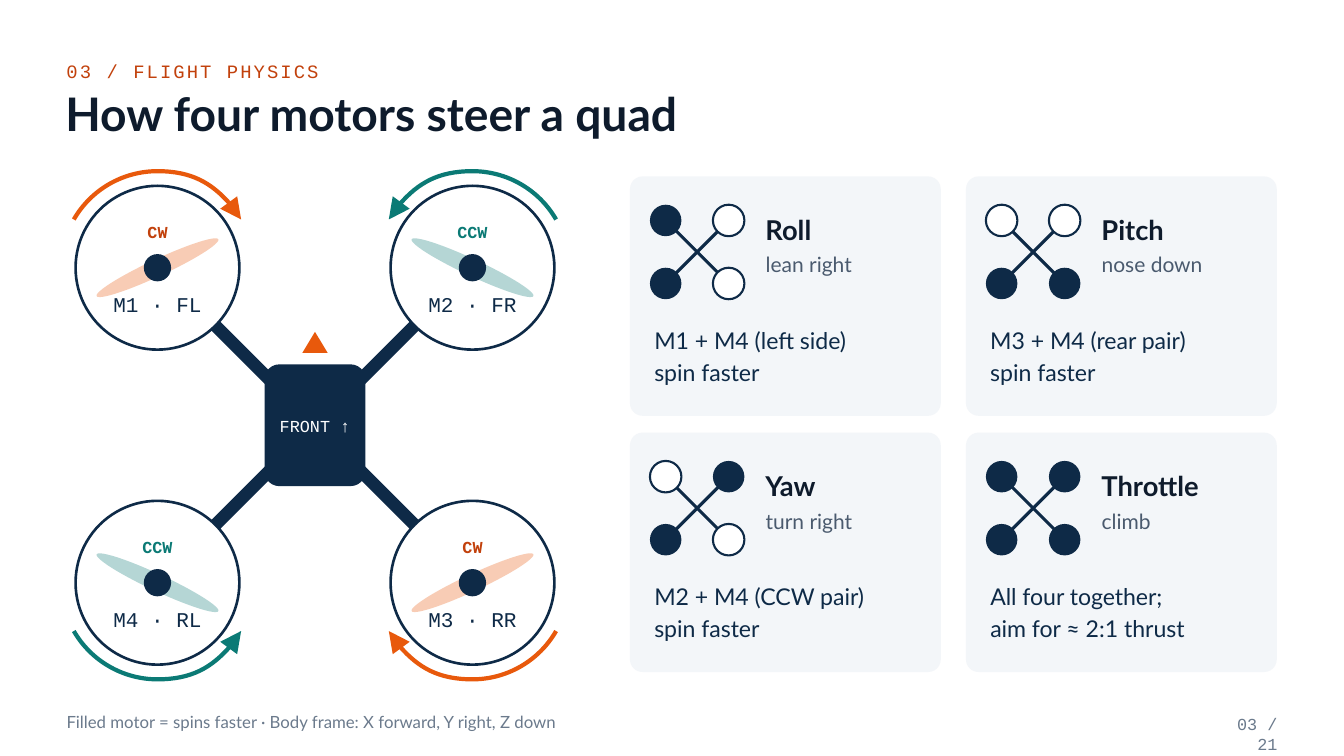
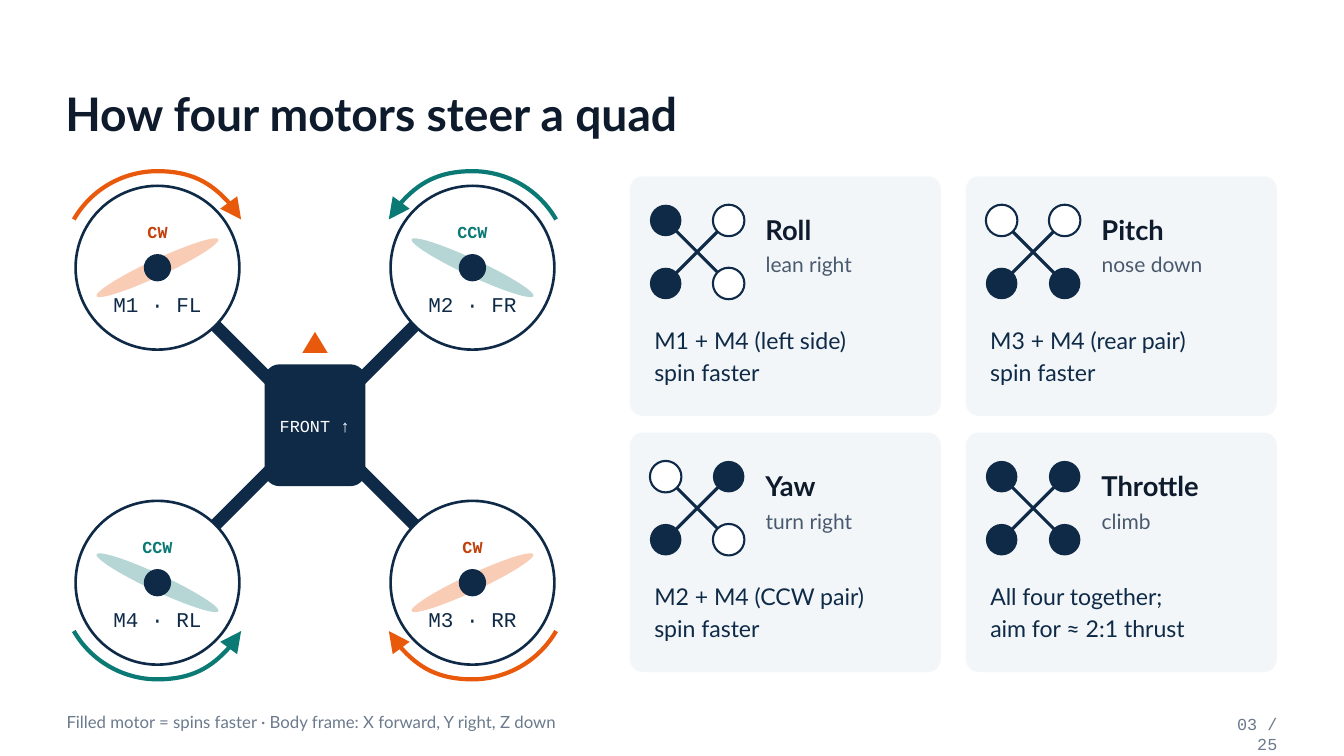
Before and after one commit to ara-aras/esp32-mini-drone, a slide deck: slide 3 of PPT/Drone_Workshop_v2.pptx. Drawn at 1344x756 pixels with LibreOffice and Linux fonts; fonts in the diff are those of the drawing. Boxes give left, top, right and bottom in pixels: in the first picture for what was removed or moved away, otherwise in the second. Text is boxed around its words. In the diff, an @@ line names an element or a change of style, - is before the commit and + after.

```diff
--- a/PPT/Drone_Workshop_v2.pptx
+++ b/PPT/Drone_Workshop_v2.pptx
@@ text removed at (66, 65, 319, 78) @@
-03 / FLIGHT PHYSICS
@@ text at (1237, 719, 1277, 750): text changed @@
-03 / 21
+03 / 25
```
Also in this commit, not shown: 20 other slides changed, 4 slides added.
